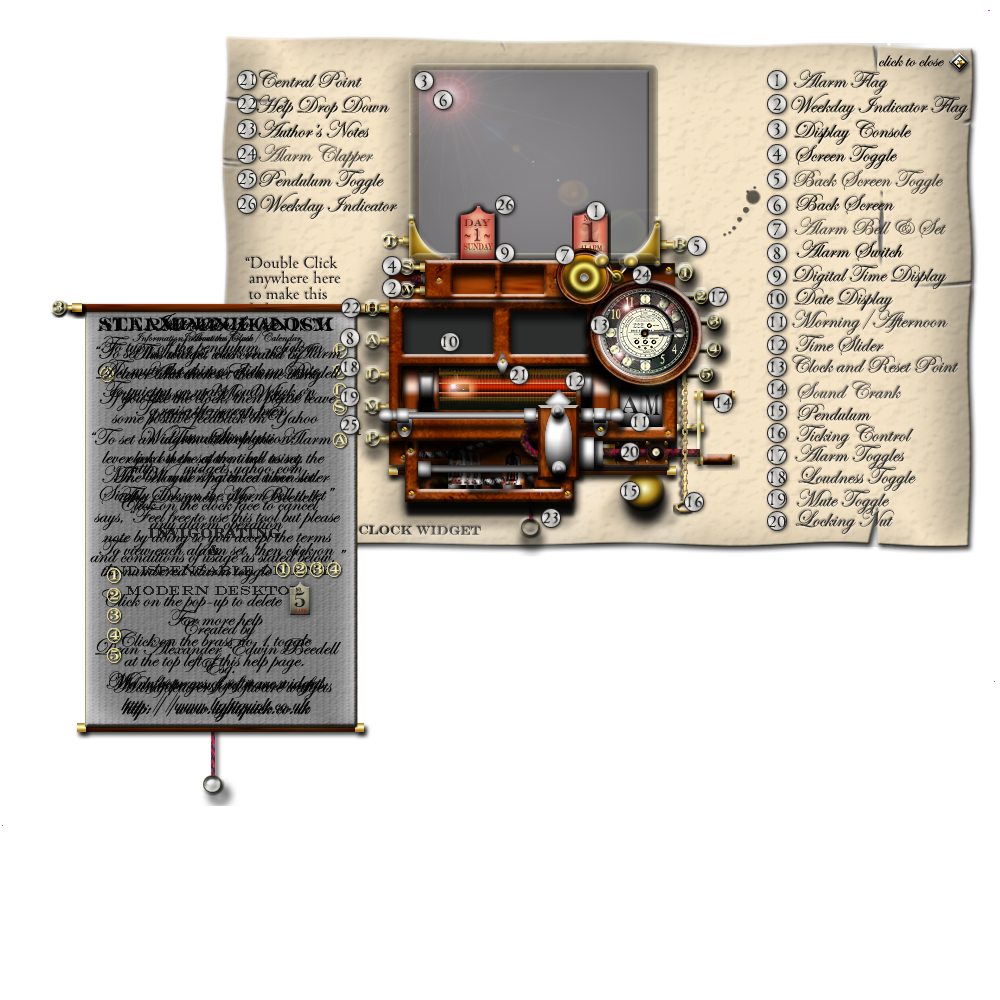
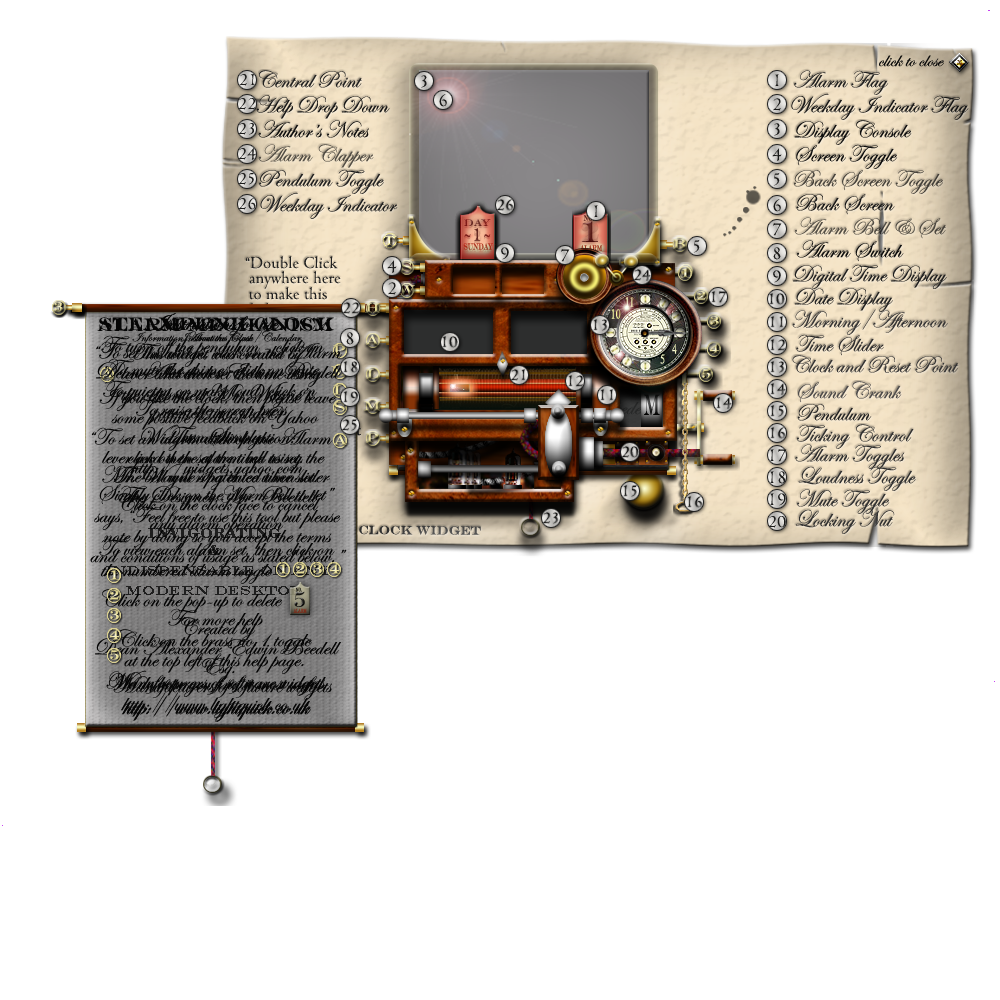
Comparing the layer stacks of the two 1000×1000 images. Changes:
painted on "labellayer" over [595, 384, 653, 434]
"anti": opacity 100% → 0% over [619, 391, 641, 427]
"post": opacity 100% → 0% over [620, 391, 641, 427]
